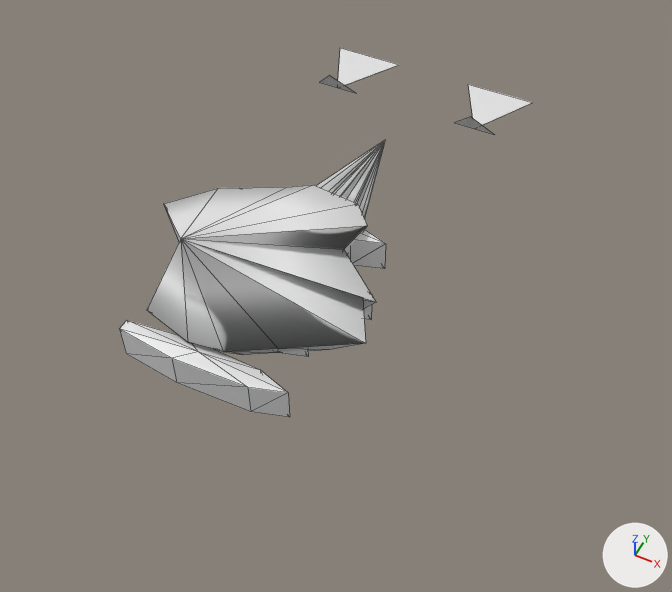
Renders of the OBJ model GameData/Meshes/Designs/cryo/cryo_frigate_mk2_22.obj from each side of a commit.
Camera for both pictures: a 50 mm lens placed at (2.09, -3.26, 4.33), pointed at (0.45, 0.02, 0.23). The axes (+X, +Y, +Z) are drawn at lower right. The lights are the same throughout. The first picture is the older version. Mesh edges are drawn as thin lines. Where no turn or scale is listed for an object, it has been applied to the vertices. Vertices at exactly the same position are counted once.

Objects in the first picture: 'cryo_frigate_mk2_22'.
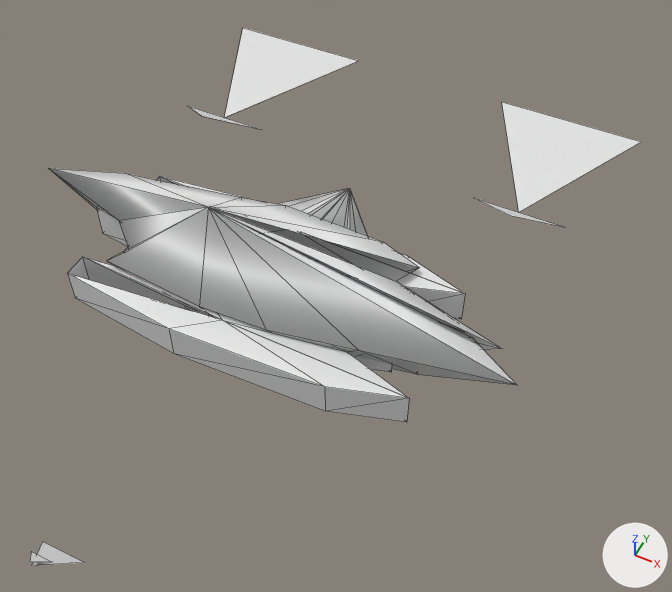
The change, as a diff of the scene's bpy script:
```diff
--- a/GameData/Meshes/Designs/cryo/cryo_frigate_mk2_22.obj.py
+++ b/GameData/Meshes/Designs/cryo/cryo_frigate_mk2_22.obj.py
@@ me_cryo_frigate_mk2_22 @@
 # used by ob_cryo_frigate_mk2_22; location = (0.0, 0.0, 0.0)
 # verts and faces of me_cryo_frigate_mk2_22; kept vertices keep their numbers, new ones are numbered from 108
-me_cryo_frigate_mk2_22.from_pydata(...)  # 108 vertices, 148 faces; spans x -0.82..0.82, y -0.83..2.65, z 0.0..1.17
+me_cryo_frigate_mk2_22.from_pydata(...)  # 126 vertices, 142 faces; spans x -1.69..1.68, y -2.16..2.55, z 0.0..1.17
+# me_cryo_frigate_mk2_22 part 1: the loose piece of 17 vertices spanning x -0.6..0.66, y -0.01..0.18, z 0.06..0.32 is scaled about its middle by (1.73, 1.73, 1), then moved by (0.02, 0.25, 0.0)
+# me_cryo_frigate_mk2_22 part 2: the loose piece of 17 vertices spanning x -0.6..0.66, y -0.01..0.18, z 0.06..0.32 is copied, and the copy is scaled about its middle by (2.05, 2.05, 1), then moved by (0.03, -0.03, 0.0); it spans x -1.22..1.35, y -0.14..0.25, z 0.06..0.32
+# me_cryo_frigate_mk2_22 part 3: the loose piece of 17 vertices spanning x -0.6..0.66, y -0.01..0.18, z 0.06..0.32 is copied, and the copy is scaled about its middle by (1.41, 1.41, 1), then moved by (0.01, -0.3, 0.0); it spans x -0.84..0.93, y -0.36..-0.08, z 0.06..0.32
+# me_cryo_frigate_mk2_22 part 4: the loose piece of 17 vertices spanning x -0.6..0.66, y -0.01..0.18, z 0.06..0.32 is copied, and the copy is scaled about its middle by (1.74, 1.74, 1), then moved by (0.02, -0.58, 0.0); it spans x -1.03..1.15, y -0.66..-0.33, z 0.06..0.32
+# me_cryo_frigate_mk2_22 part 5: the loose piece of 34 vertices spanning x -0.82..0.8, y -0.74..1.74, z 0.0..1.17 is rebuilt with 34 vertices and now spans x -1.69..1.64, y -0.49..1.15, z 0.0..1.17
+# me_cryo_frigate_mk2_22 part 6: 7 loose pieces with 57 vertices, spanning x -0.82..0.82, y -0.83..2.65, z 0.0..0.32, are deleted
+# me_cryo_frigate_mk2_22 part 7
+verts[108] = (-1.14, 1.37, 0.06)  # pixel (224, 117)
+verts[109] = (-1.68, 2.55, 0.0)  # pixel (242, 27)
+verts[110] = (-0.6, 2.55, 0.0)  # pixel (358, 60)
+verts[111] = (-1.14, 1.1, 0.26)  # pixel (201, 116)
+verts[112] = (-1.47, 1.37, 0.06)  # pixel (187, 105)
+verts[113] = (-0.82, 1.37, 0.06)
+verts[114] = (1.14, 1.37, 0.06)  # pixel (518, 212)
+verts[115] = (0.6, 2.55, 0.0)  # pixel (501, 101)
+verts[116] = (1.68, 2.55, 0.0)  # pixel (641, 141)
+verts[117] = (1.14, 1.1, 0.26)  # pixel (509, 215)
+verts[118] = (0.82, 1.37, 0.06)  # pixel (473, 197)
+verts[119] = (1.47, 1.37, 0.06)
+verts[126] = (-0.16, -0.26, 0.7)
+verts[127] = (0.16, -0.26, 0.7)
+verts[128] = (0.0, -0.35, 0.76)
+verts[129] = (-0.24, 0.35, 0.05)
+verts[130] = (0.24, 0.35, 0.05)
+verts[131] = (0.0, 0.26, 0.11)
+faces += [(108, 109, 110), (111, 112, 113), (114, 115, 116), (117, 118, 119), (126, 127, 128), (129, 130, 131)]
+# me_cryo_frigate_mk2_22 part 8
+verts[120] = (-0.12, -1.99, 0.17)  # pixel (42, 541)
+verts[121] = (0.12, -1.99, 0.17)  # pixel (84, 562)
+verts[122] = (0.0, -2.16, 0.35)  # pixel (31, 565)
+verts[123] = (-0.06, -2.1, 0.32)  # pixel (31, 551)
+verts[124] = (0.06, -2.1, 0.32)  # pixel (52, 562)
+verts[125] = (0.0, -2.16, 0.38)  # pixel (29, 562)
+faces += [(120, 121, 122), (123, 124, 125)]
```

What differs and where, as boxes [x1, y1, x2, y2] in the pictures (672 x 592 px; the box of a moved part takes in the faces that stretch with it):
'cryo_frigate_mk2_22', reshaped (48% wider, 46% taller)
    before: [120, 48, 532, 417]
    after: [30, 28, 641, 566]
part 1 of me_cryo_frigate_mk2_22, moved or reshaped (mostly hidden before)
    before: [363, 305, 372, 320]
    after: [157, 176, 465, 319]
part 2 of me_cryo_frigate_mk2_22, added (mostly hidden)
    after: [96, 207, 461, 332]
part 3 of me_cryo_frigate_mk2_22, added (mostly hidden)
    after: [125, 248, 392, 372]
part 4 of me_cryo_frigate_mk2_22, added
    after: [67, 257, 409, 422]
part 5 of me_cryo_frigate_mk2_22, rebuilt (96% wider)
    before: [147, 140, 385, 355]
    after: [49, 168, 517, 385]
part 6 of me_cryo_frigate_mk2_22, deleted
    before: [120, 48, 532, 417]
part 7 of me_cryo_frigate_mk2_22, added
    after: [188, 28, 641, 227]
part 8 of me_cryo_frigate_mk2_22, added
    after: [30, 542, 84, 566]
